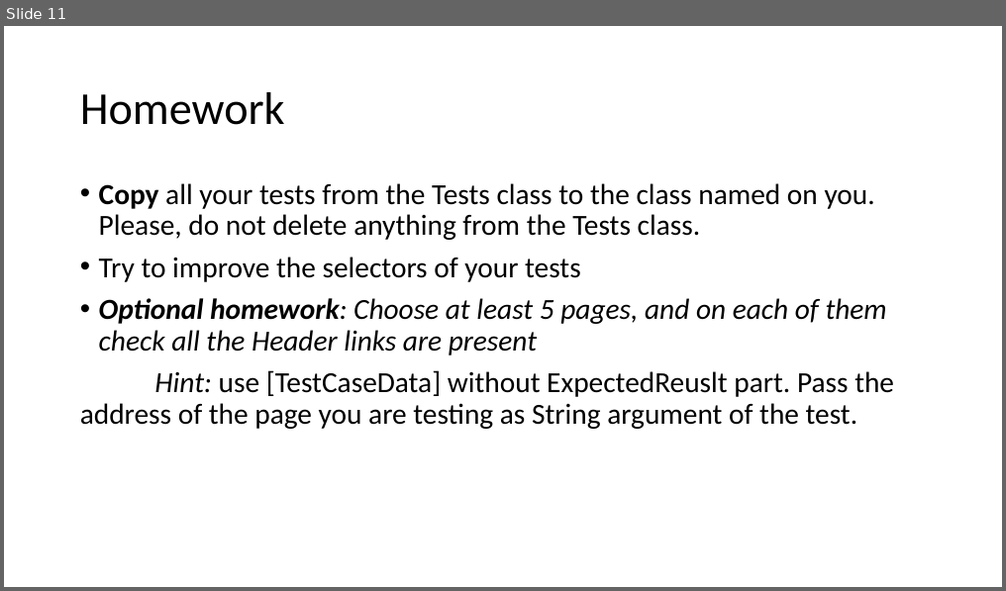
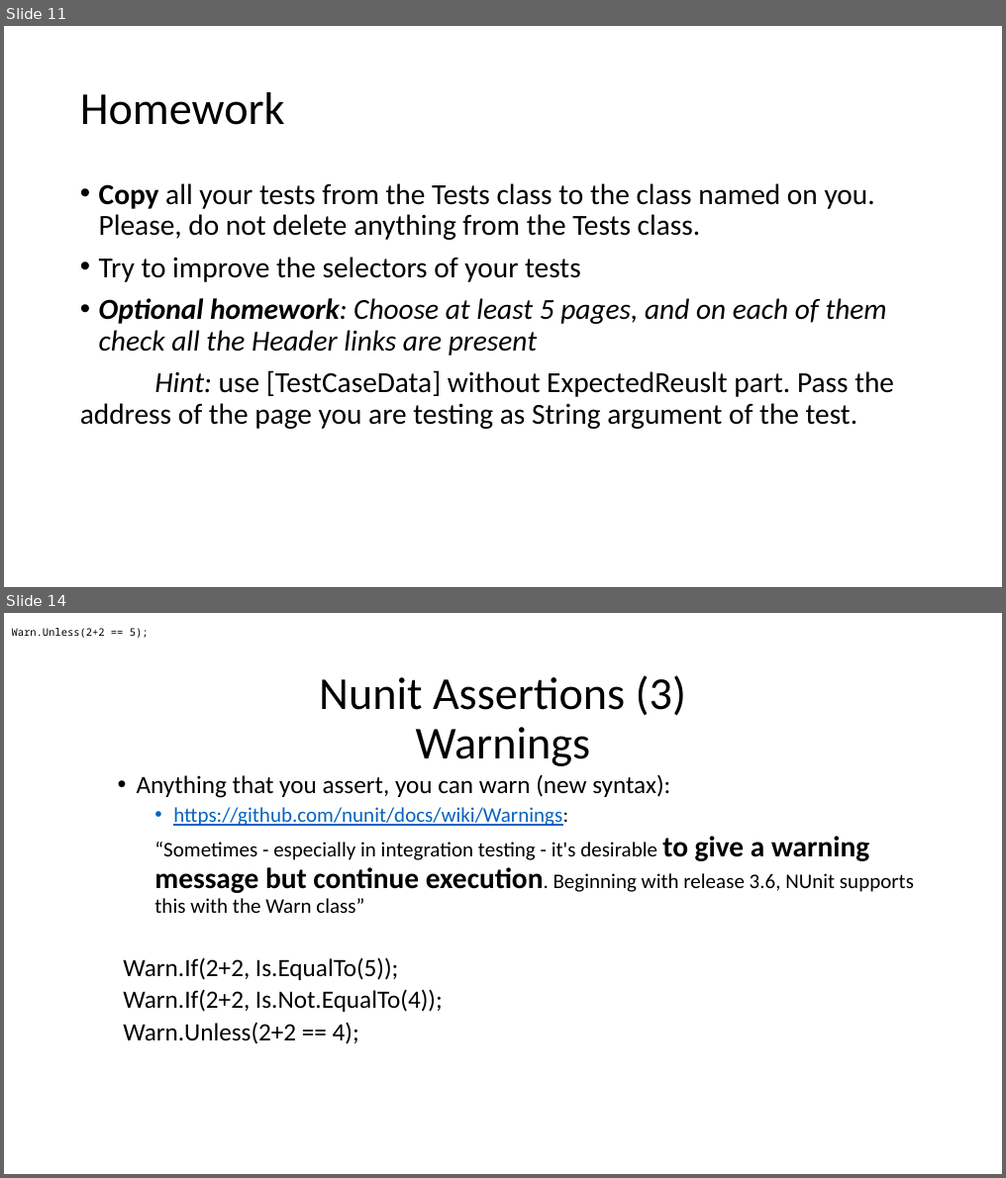
Before and after one commit to dvelio/QAAutomationCourse2017, a slide deck: Presentations/QA Automation Course Week 5.pptx. Shown one above the other, each under a label of ours: slide 11 before the commit, slides 11 and 14 after it; the slides between them are not shown. The pictures are 1006x591 and 1006x1178 pixels, drawn with LibreOffice and Linux fonts; fonts in the diff are those of the drawing. Boxes give left, top, right and bottom in pixels: in the first picture for what was removed or moved away, otherwise in the second. Text is boxed around its words. In the diff, an @@ line names an element or a change of style, - is before the commit and + after.

Commit message:
QA: Nunit Assertions (update to Week 5 presentation) + example test with Nunit assertions

```diff
--- a/Presentations/QA Automation Course Week 5.pptx
+++ b/Presentations/QA Automation Course Week 5.pptx
@@ slide 14 added at (4,613,1002,1174), background #FFFFFF @@
@@ text added at (12,628,149,638), 10 pt, text #000000 @@
+Warn.Unless(2+2 == 5);
@@ title added at (319,675,686,766), 44 pt, text #000000 @@
+Nunit Assertions (3)
+Warnings
@@ text added at (123,774,914,1045), 20 pt, text #000000 @@
+  • Anything that you assert, you can warn (new syntax):
+    • https://github.com/nunit/docs/wiki/Warnings:
+    “Sometimes - especially in integration testing - it's desirable to give a warning message but continue execution. Beginning with release 3.6, NUnit supports this with the Warn class”
+  Warn.If(2+2, Is.EqualTo(5));
+  Warn.If(2+2, Is.Not.EqualTo(4));
+  Warn.Unless(2+2 == 4);
```
Also in this commit, not shown: 2 slides changed, 7 other slides added, 1 other file.
